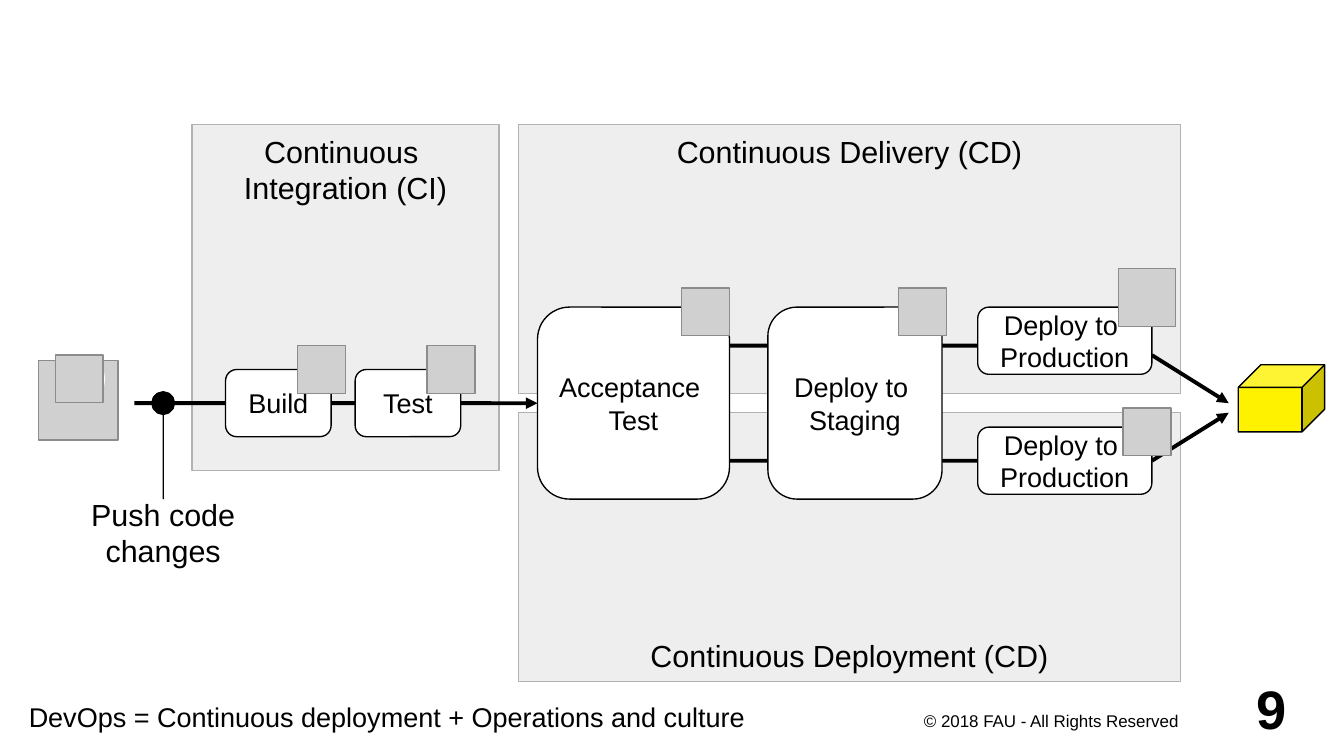
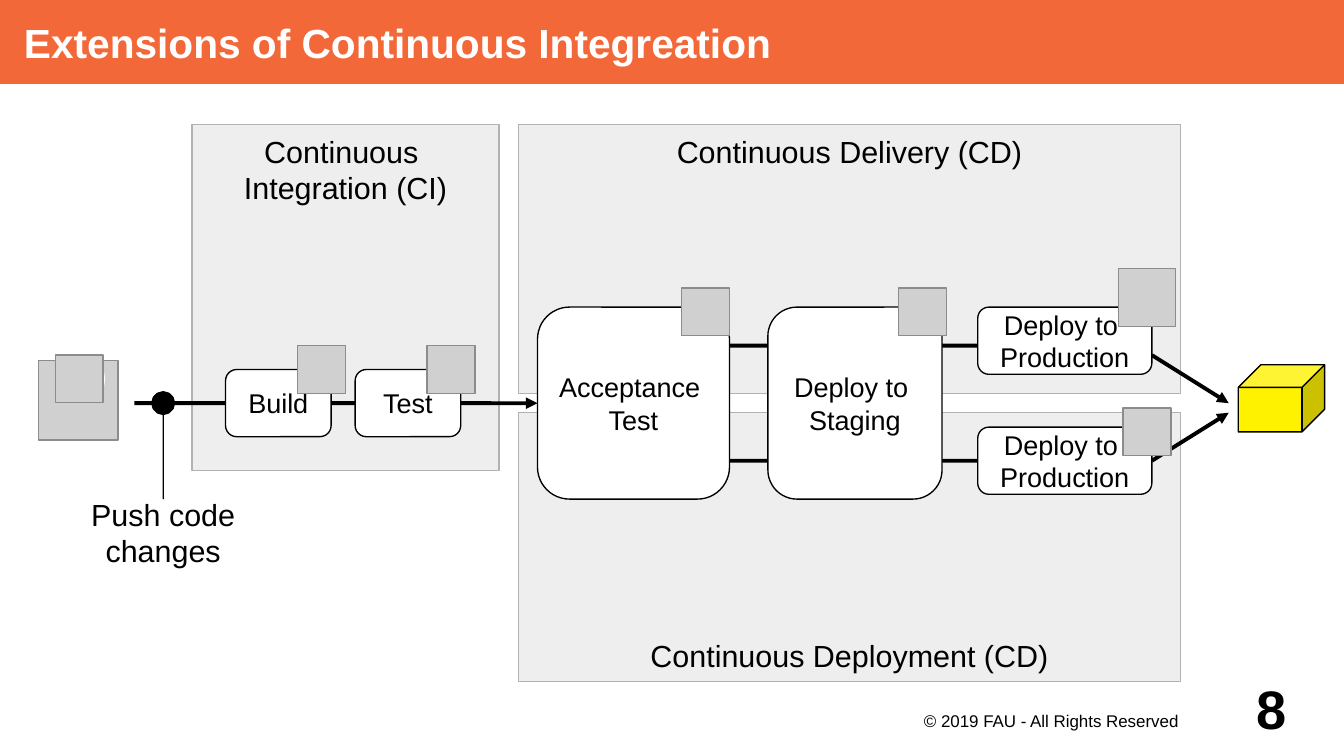
Before and after one commit to dirkriehle/adap-course, a slide deck: slide 8 of Lecture Slides/ADAP Z02 - Continuous Integration.odp (slide 9 before the commit). Drawn at 1344x756 pixels with LibreOffice and Linux fonts; fonts in the diff are those of the drawing; grey boxes stand for pictures. Boxes give left, top, right and bottom in pixels: in the first picture for what was removed or moved away, otherwise in the second. Text is boxed around its words. In the diff, an @@ line names an element or a change of style, - is before the commit and + after.

```diff
--- a/Lecture Slides/ADAP Z02 - Continuous Integration.odp
+++ b/Lecture Slides/ADAP Z02 - Continuous Integration.odp
@@ title added at bbox=[0, 0, 1344, 84], fill #F36838, 24 pt, text #FFFFFF, bold @@
+Extensions of Continuous Integreation
@@ text removed at bbox=[29, 707, 745, 732] @@
-DevOps = Continuous deployment + Operations and culture
@@ text at bbox=[941, 714, 1178, 731]: text changed @@
-© 2018 FAU - All Rights Reserved
+© 2019 FAU - All Rights Reserved
@@ page number at bbox=[1257, 691, 1287, 730]: text changed @@
-9
+8
```
Also in this commit, not shown: 8 other slides changed, 1 slide removed, 1 other file.
